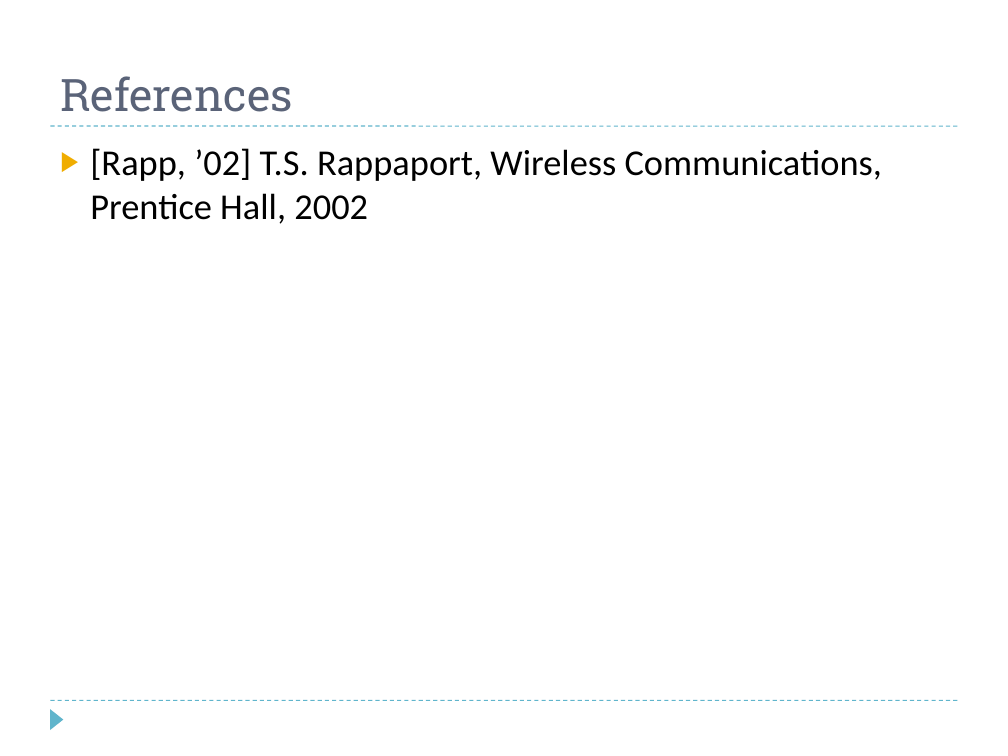
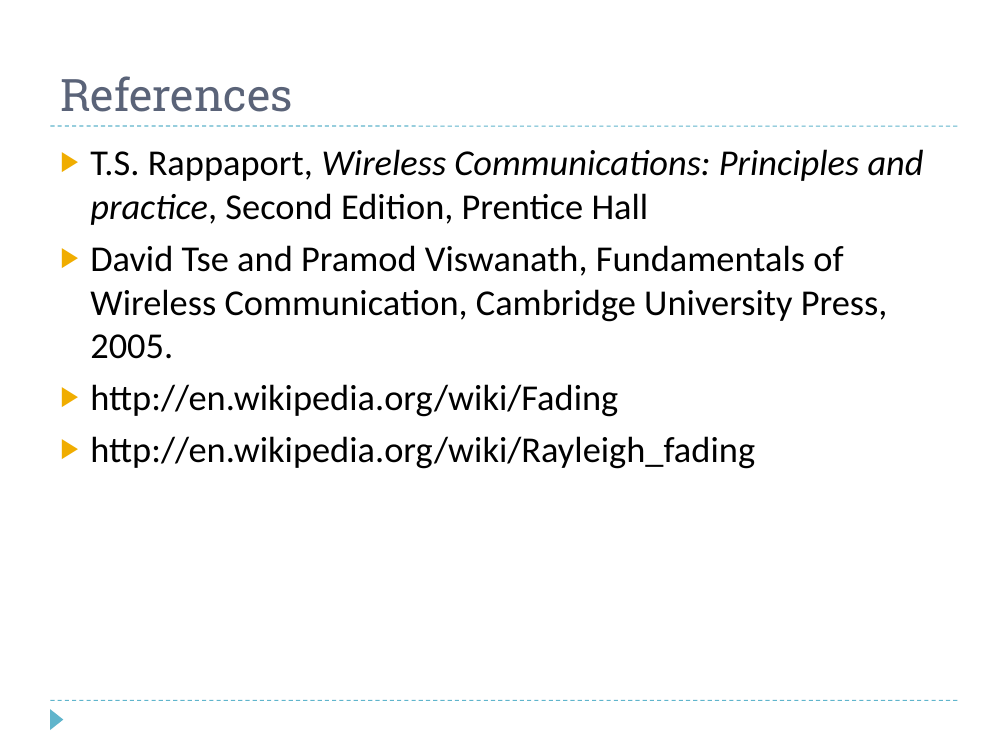
Before and after one commit to francisco99/tony, a slide deck: slide 17 of trunk/Fading in Wireless Communications.ppt. Drawn at 1008x756 pixels with LibreOffice and Linux fonts; fonts in the diff are those of the drawing. Boxes give left, top, right and bottom in pixels: in the first picture for what was removed or moved away, otherwise in the second. Text is boxed around its words. In the diff, an @@ line names an element or a change of style, - is before the commit and + after.

```diff
--- a/trunk/Fading in Wireless Communications.ppt
+++ b/trunk/Fading in Wireless Communications.ppt
@@ text at (90, 149, 924, 469): text changed @@
-▶ [Rapp, ’02] T.S. Rappaport, Wireless Communications, Prentice Hall, 2002
+▶ T.S. Rappaport, Wireless Communications: Principles and practice, Second Edition, Prentice Hall
+▶ David Tse and Pramod Viswanath, Fundamentals of Wireless Communication, Cambridge University Press, 2005.
+▶ http://en.wikipedia.org/wiki/Fading
+▶ http://en.wikipedia.org/wiki/Rayleigh_fading
```
Also in this commit, not shown: 2 other slides changed, 3 other files.
